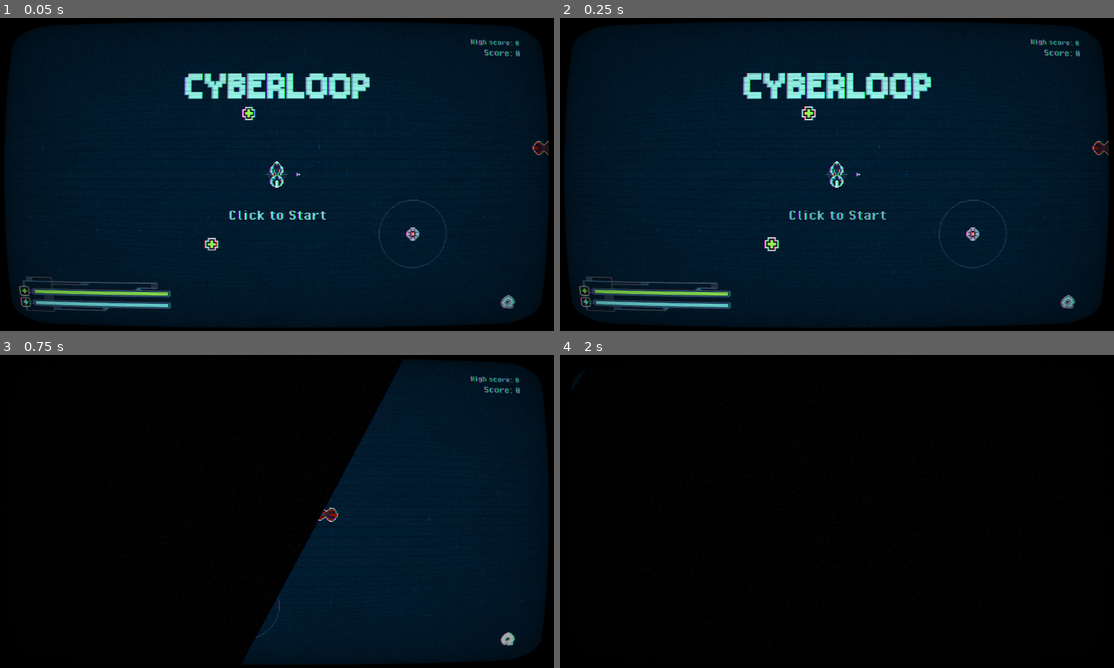
Above: before the commit, frames 1-4 (two rows, left to right).
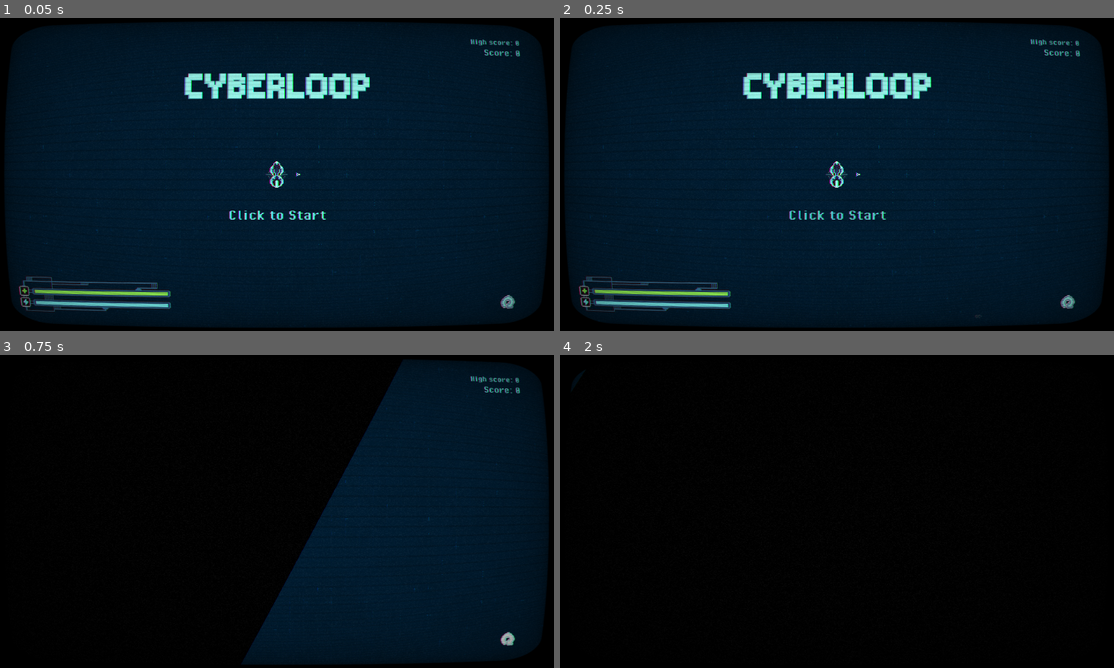
Above: after the commit, the same moments.

Repository: 20akshay00/cyberloop
Game: Godot game, scene res://scenes/world.tscn
Two runs of this game, one before a commit and one after it. Both use one fixed random seed, a clock stepped at 60 frames per second and the inputs below.
Inputs (mouse positions are in pixels of both pictures, inside the frame that each line leads up to):
- Up to frame 1 (0.05 s): no input
- Up to frame 2 (0.25 s): no input
- Up to frame 3 (0.75 s): click (515, 642) at 0.5 s
- Up to frame 4 (2 s): click (1075, 642) at 1.25 s

The runs differ from the first frame. In frame 1, 0.5% of the frame differs, in the area x 36-100%, y 28-80%; in frame 2, 0.5%, in the area x 36-100%, y 28-96%; in frame 3, 0.1%; in frame 4, nothing differs.

Commit message:
setup spawner

Diff:
--- a/scenes/health_pickup.gd
+++ b/scenes/health_pickup.gd
@@ -17,11 +17,10 @@
 
 func _ready() -> void:
 	scale = Vector2(randf_range(1., 1.2), randf_range(1., 1.2))
-	if tween: tween.kill()
-	tween = get_tree().create_tween()
-	tween.set_loops()
-	tween.tween_property(self, "scale", Vector2(1.3, 1.3), 0.5)
-	tween.tween_property(self, "scale", Vector2(1., 1.), 0.5)
+	modulate.a = 0.
+	scale = Vector2(0., 0.)
+	_is_active = false
+	spawn()
 
 func fall() -> void:
 	if _is_active:
@@ -35,3 +34,19 @@
 		death_tween.tween_property(self, "modulate:a", 0., 1)
 		death_tween.set_parallel(false)
 		death_tween.tween_callback(queue_free)
+
+func spawn() -> void:
+	var spawn_tween = get_tree().create_tween()
+	spawn_tween.set_parallel()
+	spawn_tween.tween_property(self, "scale", Vector2(1., 1.), 1.)
+	spawn_tween.tween_property(self, "modulate:a", 1., 1.)
+	spawn_tween.set_parallel(false)
+	spawn_tween.tween_callback(func(): init())
+
+func init() -> void:
+	_is_active = true
+	if tween: tween.kill()
+	tween = get_tree().create_tween()
+	tween.set_loops()
+	tween.tween_property(self, "scale", Vector2(1.3, 1.3), 0.5)
+	tween.tween_property(self, "scale", Vector2(1., 1.), 0.5)
--- a/scenes/player.tscn
+++ b/scenes/player.tscn
@@ -222,10 +222,10 @@
 bus = &"Communication"
 
 [node name="Camera2D" type="Camera2D" parent="."]
-limit_left = -6000
-limit_top = -6000
-limit_right = 6000
-limit_bottom = 6000
+limit_left = -4000
+limit_top = -4000
+limit_right = 4000
+limit_bottom = 4000
 position_smoothing_speed = 15.0
 script = ExtResource("7_smehm")
 
--- a/scenes/world.tscn
+++ b/scenes/world.tscn
@@ -16,11 +16,12 @@
 [ext_resource type="FontFile" uid="uid://cmmi1q3juj7cv" path="res://assets/fonts/PixelOperator-Bold.ttf" id="8_lakw3"]
 [ext_resource type="Texture2D" uid="uid://b7agburjl2awr" path="res://assets/art/cyberlooop_title_v1.png" id="9_dss4m"]
 [ext_resource type="PackedScene" uid="uid://bj2wc68ug3gbv" path="res://scenes/health_pickup.tscn" id="12_q5onr"]
+[ext_resource type="Script" uid="uid://c5yqgbyb6k0gc" path="res://scripts/spawner.gd" id="14_o8fc1"]
 
 [sub_resource type="NavigationPolygon" id="NavigationPolygon_o8fc1"]
-vertices = PackedVector2Array(6326.88, 6065.89, -5918.07, 5940.1, -6011.92, -6097.01, 6184.11, -6115.98)
+vertices = PackedVector2Array(3918.15, -3428.04, 4042.83, 4214.1, -4156.86, 4299.89, -4051.13, -3466.95)
 polygons = Array[PackedInt32Array]([PackedInt32Array(0, 1, 2, 3)])
-outlines = Array[PackedVector2Array]([PackedVector2Array(-6022, -6107, -5928, 5950, 6337, 6076, 6194, -6126)])
+outlines = Array[PackedVector2Array]([PackedVector2Array(-4061, -3477, -4167, 4310, 4053, 4224, 3928, -3438)])
 
 [node name="World" type="Node2D"]
 script = ExtResource("1_qfnet")
@@ -154,52 +155,24 @@
 region_enabled = true
 region_rect = Rect2(0, 0, 1920, 1080)
 
-[node name="Trails" type="Node2D" parent="."]
-
 [node name="Spawn" type="Sprite2D" parent="."]
 modulate = Color(1, 1, 1, 0.2)
 scale = Vector2(4, 4)
 texture = ExtResource("7_e3hyu")
 
-[node name="HealthPickup" parent="." instance=ExtResource("12_q5onr")]
-position = Vector2(-225, 241)
+[node name="Trails" type="Node2D" parent="."]
 
-[node name="HealthPickup2" parent="." instance=ExtResource("12_q5onr")]
-position = Vector2(-97, -211)
+[node name="Mines" type="Node2D" parent="."]
 
-[node name="ProximityMine" parent="." instance=ExtResource("8_7r4gi")]
-position = Vector2(471, 206)
+[node name="Pickups" type="Node2D" parent="."]
 
-[node name="ProximityMine2" parent="." instance=ExtResource("8_7r4gi")]
-position = Vector2(-650, 936)
+[node name="Enemies" type="Node2D" parent="."]
 
-[node name="ProximityMine3" parent="." instance=ExtResource("8_7r4gi")]
-position = Vector2(508, 1372)
-
-[node name="ProximityMine4" parent="." instance=ExtResource("8_7r4gi")]
-position = Vector2(508, 1372)
+[node name="Droids" type="Node2D" parent="."]
 
 [node name="Player" parent="." node_paths=PackedStringArray("trails", "spawn_point") groups=["player"] instance=ExtResource("3_qfnet")]
 trails = NodePath("../Trails")
 spawn_point = NodePath("../Spawn")
-
-[node name="Enemy" parent="." instance=ExtResource("4_i7141")]
-position = Vector2(1306, 971)
-
-[node name="Enemy2" parent="." instance=ExtResource("4_i7141")]
-position = Vector2(943, -93)
-
-[node name="Enemy3" parent="." instance=ExtResource("4_i7141")]
-position = Vector2(-289, 720)
-
-[node name="Enemy4" parent="." instance=ExtResource("4_i7141")]
-position = Vector2(654, 684)
-
-[node name="Droid" parent="." instance=ExtResource("5_71j4m")]
-position = Vector2(2387, 582)
-
-[node name="Droid2" parent="." instance=ExtResource("5_71j4m")]
-position = Vector2(3827, 2548)
 
 [node name="NavigationRegion2D" type="NavigationRegion2D" parent="."]
 position = Vector2(-57, -507)
@@ -210,5 +183,17 @@
 wait_time = 30.0
 autostart = true
 
+[node name="Spawner" type="Node2D" parent="." node_paths=PackedStringArray("enemies", "droids", "mines", "pickups", "player")]
+script = ExtResource("14_o8fc1")
+enemy_scene = ExtResource("4_i7141")
+enemies = NodePath("../Enemies")
+droid_scene = ExtResource("5_71j4m")
+droids = NodePath("../Droids")
+mine_scene = ExtResource("8_7r4gi")
+mines = NodePath("../Mines")
+pickup_scene = ExtResource("12_q5onr")
+pickups = NodePath("../Pickups")
+player = NodePath("../Player")
+
 [connection signal="pressed" from="UI/RetryButton" to="UI" method="_on_retry_button_pressed"]
 [connection signal="timeout" from="RunTimer" to="." method="_on_run_timer_timeout"]
--- a/scripts/droid.gd
+++ b/scripts/droid.gd
@@ -9,6 +9,12 @@
 
 var death_tween: Tween = null
 var _is_active = true
+
+func _ready() -> void:
+	modulate.a = 0.
+	scale = Vector2(0., 0.)
+	_is_active = false
+	spawn()
 
 func _process(delta: float) -> void:
 	if target:
@@ -51,3 +57,11 @@
 		death_tween.tween_property(self, "modulate:a", 0., 1)
 		death_tween.set_parallel(false)
 		death_tween.tween_callback(queue_free)
+
+func spawn() -> void:
+	var spawn_tween = get_tree().create_tween()
+	spawn_tween.set_parallel()
+	spawn_tween.tween_property(self, "scale", Vector2(1., 1.), 1.)
+	spawn_tween.tween_property(self, "modulate:a", 1., 1.)
+	spawn_tween.set_parallel(false)
+	spawn_tween.tween_callback(func(): _is_active = true)
--- a/scripts/enemy.gd
+++ b/scripts/enemy.gd
@@ -16,10 +16,17 @@
 
 @onready var drive_sound := $DriveSound
 
+var spawn_tween: Tween = null
+
 func _ready() -> void:
 	target = get_tree().get_nodes_in_group("player")[0]
 	add_to_group("enemies")
 	drive_sound.play()
+
+	modulate.a = 0.
+	scale = Vector2(0., 0.)
+	_is_active = false
+	spawn()
 
 func fall() -> void:
 	die()
@@ -84,3 +91,12 @@
 		death_anim.animation_finished.connect(func(): death_anim.queue_free())
 		death_anim.show()
 		death_anim.play()
+
+func spawn() -> void:
+	if spawn_tween: spawn_tween.kill()
+	spawn_tween = get_tree().create_tween()
+	spawn_tween.set_parallel()
+	spawn_tween.tween_property(self, "scale", Vector2(1., 1.), 1.)
+	spawn_tween.tween_property(self, "modulate:a", 1., 1.)
+	spawn_tween.set_parallel(false)
+	spawn_tween.tween_callback(func(): _is_active = true)
--- a/scripts/proximity_mine.gd
+++ b/scripts/proximity_mine.gd
@@ -8,6 +8,12 @@
 
 var death_tween: Tween = null
 var _is_active = true
+
+func _ready() -> void:
+	modulate.a = 0.
+	scale = Vector2(0., 0.)
+	_is_active = false
+	spawn()
 
 func explode() -> void:
 	_is_exploding = true
@@ -61,3 +67,11 @@
 		death_tween.tween_property(self, "modulate:a", 0., 1)
 		death_tween.set_parallel(false)
 		death_tween.tween_callback(queue_free)
+
+func spawn() -> void:
+	var spawn_tween = get_tree().create_tween()
+	spawn_tween.set_parallel()
+	spawn_tween.tween_property(self, "scale", Vector2(1., 1.), 1.)
+	spawn_tween.tween_property(self, "modulate:a", 1., 1.)
+	spawn_tween.set_parallel(false)
+	spawn_tween.tween_callback(func(): _is_active = true)
--- /dev/null
+++ b/scripts/spawner.gd
@@ -0,0 +1,20 @@
+extends Node2D
+
+@export var enemy_scene: PackedScene
+@export var enemies: Node2D
+
+@export var droid_scene: PackedScene
+@export var droids: Node2D
+
+@export var mine_scene: PackedScene
+@export var mines: Node2D
+
+@export var pickup_scene: PackedScene
+@export var pickups: Node2D
+
+@export var player: Player
+
+func _ready() -> void:
+	var enemy = enemy_scene.instantiate()
+	enemies.add_child(enemy)
+	enemy.global_position = Vector2(500, 500)
Not shown: 1 places in scenes/world.tscn that only renumber resources
Not shown, added: scripts/spawner.gd.uid
